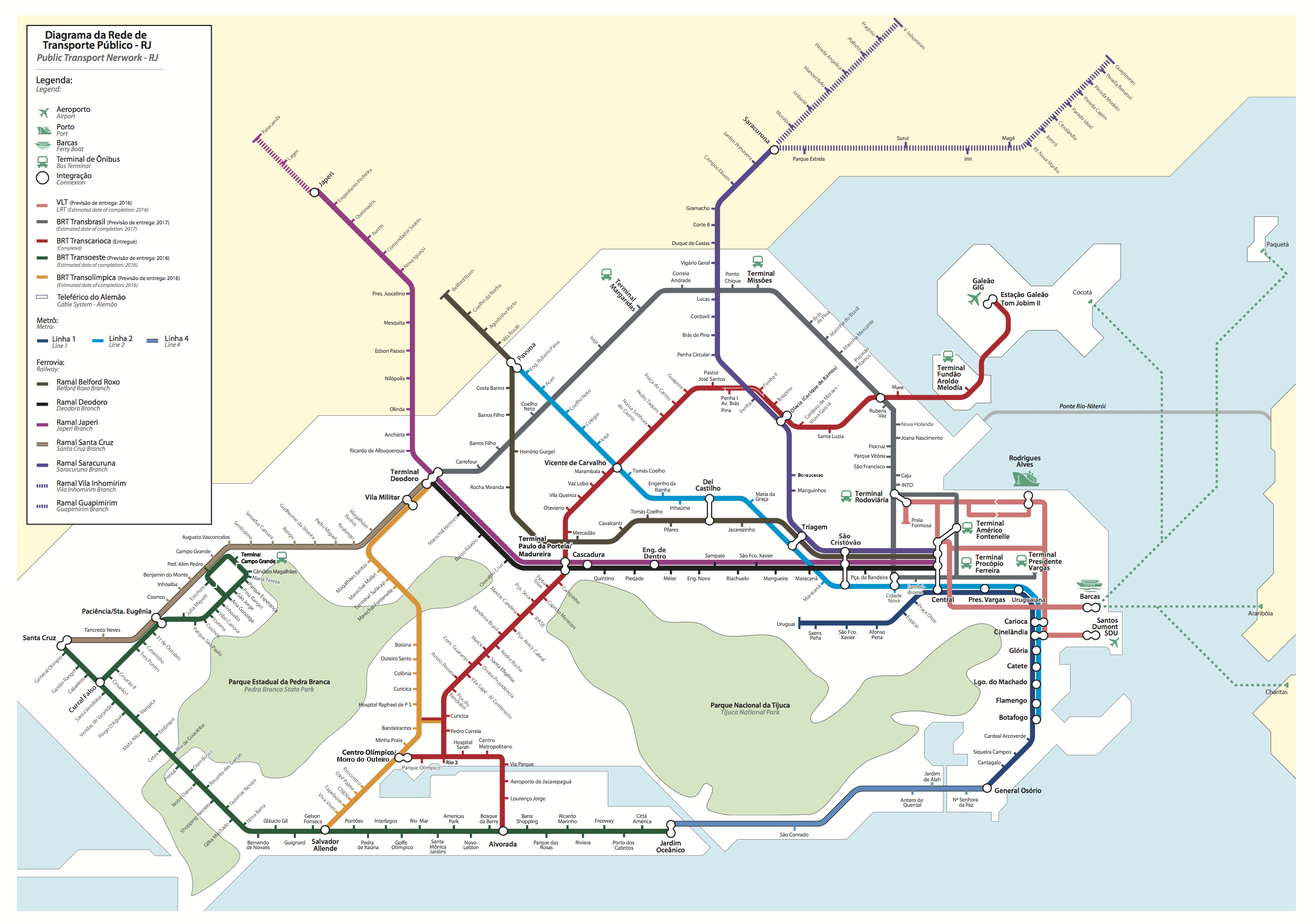
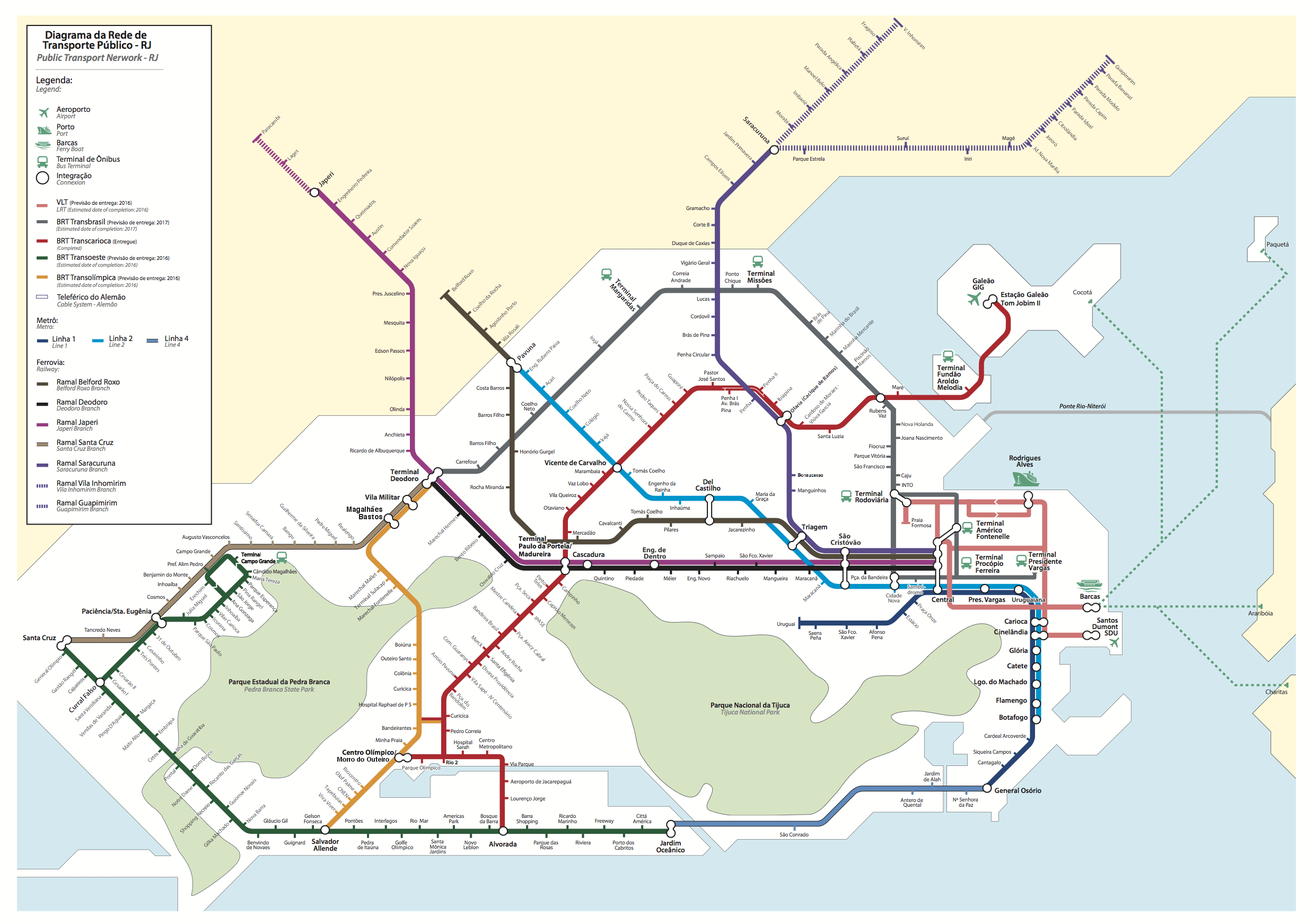
Revision of a layered w=1315, h=924 image; what changed, layer by layer:
added layer "Magalhães ..." above "Transolímpica-Magalhães Bastos" over 346, 506, 383, 520
added layer "Transolímpica-Magalhães Bastos" above "/ ..." over 335, 507, 400, 595
